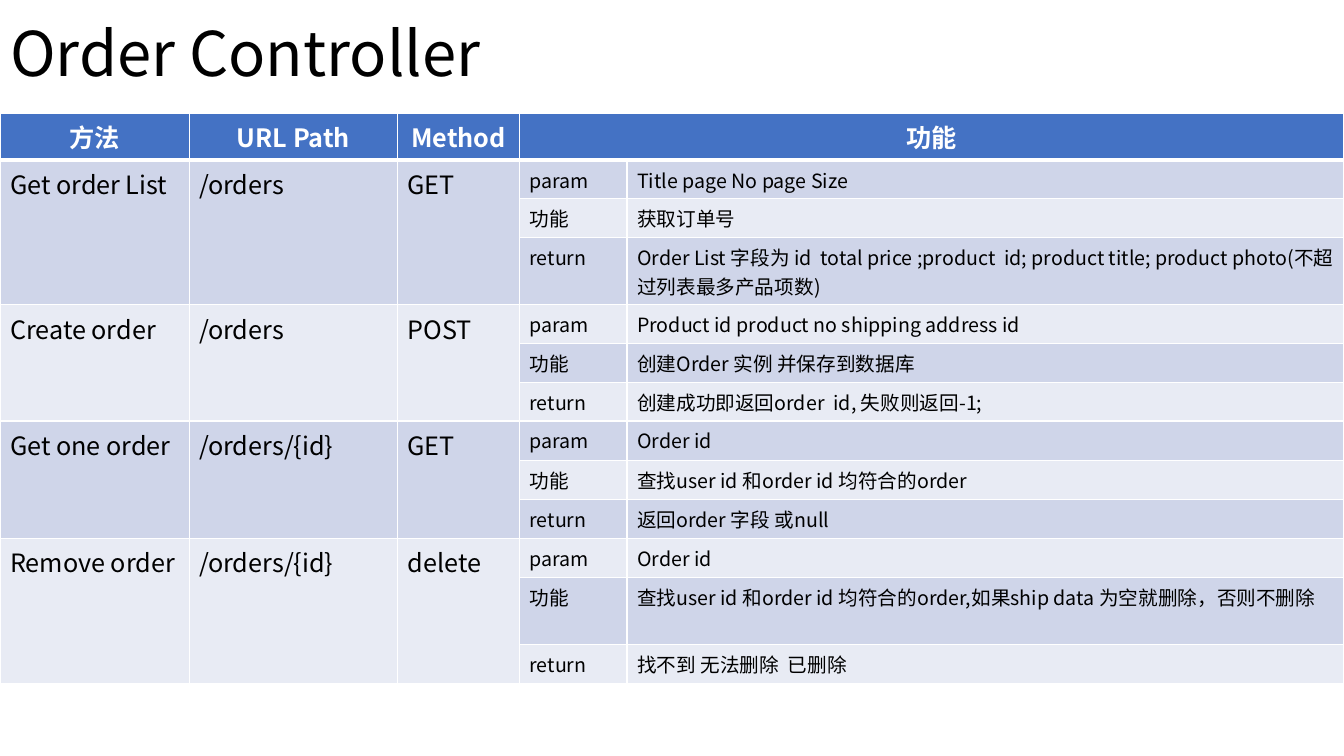
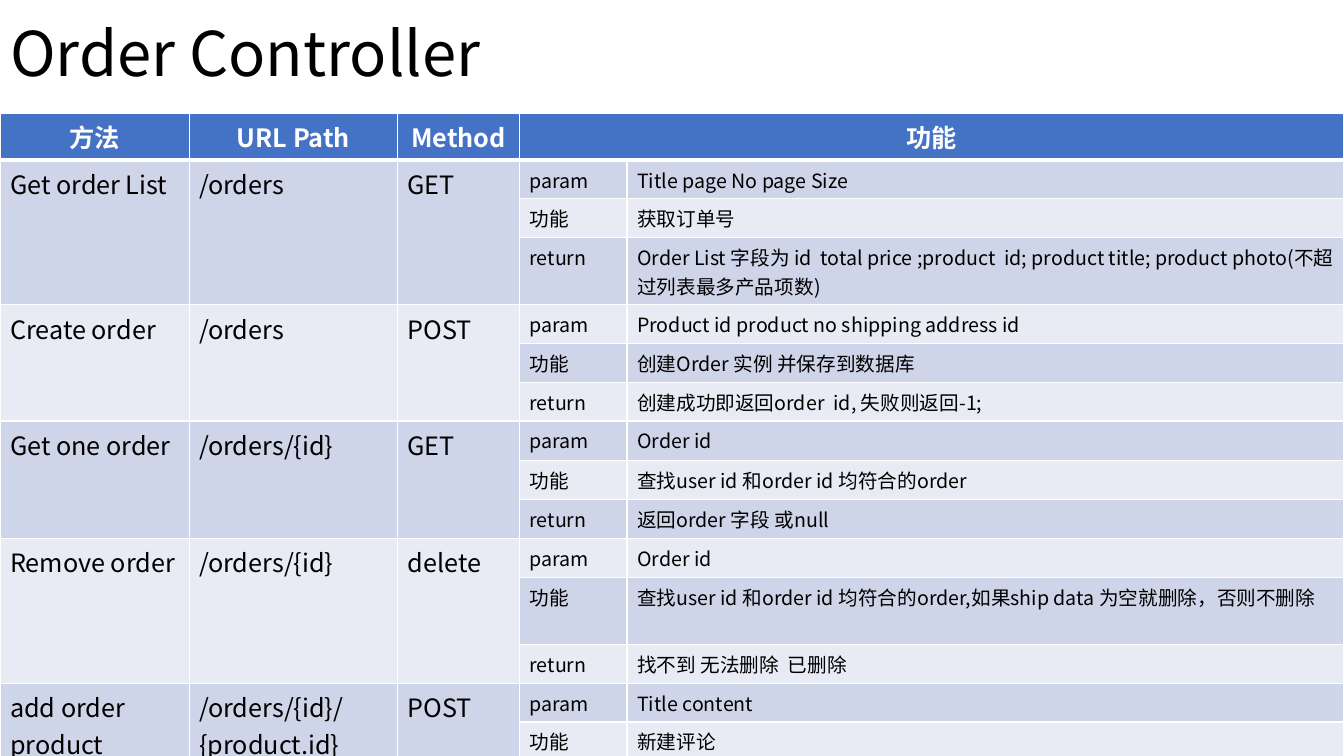
Before and after one commit to n490808114/Java_Shopping_System, a slide deck: slide 5 of Shop Web.pptx. Drawn at 1344x756 pixels with LibreOffice and Linux fonts; fonts in the diff are those of the drawing. Boxes give left, top, right and bottom in pixels: in the first picture for what was removed or moved away, otherwise in the second. Text is boxed around its words. In the diff, an @@ line names an element or a change of style, - is before the commit and + after.

```diff
--- a/Shop Web.pptx
+++ b/Shop Web.pptx
@@ table at (0,114,1344,756) @@
+row 14: add order product review | /orders/{id}/{product.id} | POST | param | Title content
+row 15:  |  |  | 功能 | 新建评论
+row 16:  |  |  | return | True if pass, error message if not pass;
```
Also in this commit, not shown: 3 other slides changed, 1 slide added, 3 other files.
